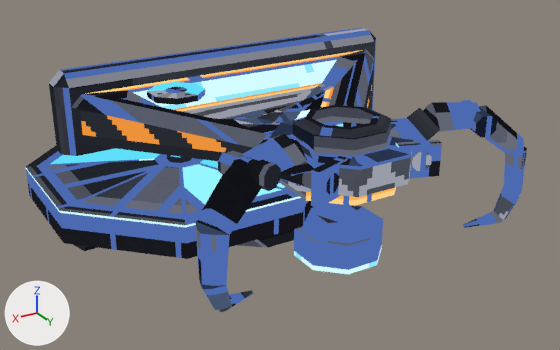
The glTF model art/out/marlit_wireless.glb, before and after one commit.
Rendered twice from a camera (50 mm lens) standing at (1.45, 3.4, 1.56) and looking at (-0.45, 0.24, -0.02). Every picture has the same lights, and +X, +Y and +Z are marked at lower left. The first picture is the older version. Vertices at exactly the same position are counted once.

In view in the first picture: 'marlit_wireless_body', 'marlit_wireless_disc', 'marlit_wireless_lens'.
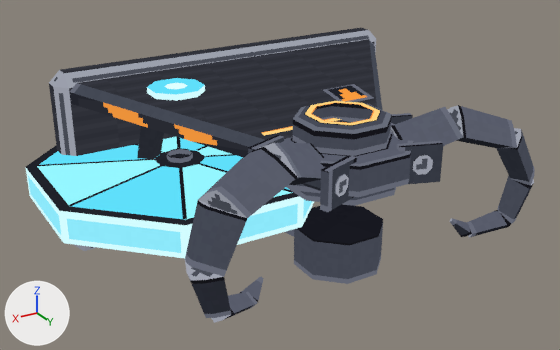
What differs and where, as boxes (x1, y1, x2, y2) in the pictures (560 x 350 px; the box of a moved part takes in the faces that stretch with it):
'marlit_wireless_body', reshaped: before (49, 28, 527, 312); after (49, 28, 535, 323)
'marlit_wireless_lens', moved: before (147, 82, 205, 105); after (147, 78, 205, 101)
part 1 of me_marlit_wireless_body, moved or reshaped (mostly hidden): before (391, 118, 405, 125); after (391, 113, 413, 124)
part 2 of me_marlit_wireless_body, moved or reshaped: before (396, 140, 442, 178); after (397, 141, 443, 184)
part 3 of me_marlit_wireless_body, moved or reshaped: before (411, 151, 432, 171); after (412, 155, 433, 175)
part 4 of me_marlit_wireless_body, moved or reshaped: before (311, 156, 348, 208); after (320, 155, 357, 212)
part 5 of me_marlit_wireless_body, moved or reshaped (not visible before): after (248, 135, 284, 153)
part 6 of me_marlit_wireless_body, moved or reshaped: before (281, 170, 339, 195); after (303, 174, 349, 197)
part 7 of me_marlit_wireless_body, rebuilt (12% wider): before (195, 133, 320, 312); after (185, 143, 325, 323)
part 8 of me_marlit_wireless_body, rebuilt: before (390, 102, 527, 228); after (391, 105, 535, 238)
part 9 of me_marlit_wireless_body, rebuilt (6% taller): before (71, 50, 374, 161); after (69, 39, 382, 157)
part 10 of me_marlit_wireless_body, deleted: before (218, 150, 281, 191)
part 11 of me_marlit_wireless_body, deleted (blue): before (461, 100, 497, 138)
part 12 of me_marlit_wireless_body, moved or reshaped: before (237, 105, 391, 274); after (137, 84, 392, 284)
part 13 of me_marlit_wireless_body, surface changed: (49, 28, 414, 251) in both
part 14 of me_marlit_wireless_disc, surface changed (lighter): before (26, 146, 312, 259); after (26, 137, 314, 259)

The change, as a diff of the scene's bpy script:
```diff
--- a/art/out/marlit_wireless.glb.py
+++ b/art/out/marlit_wireless.glb.py
@@ me_marlit_wireless_body @@
-me_marlit_wireless_body.from_pydata(...)  # 463 vertices, 844 faces; spans x -1.5..0.5, y -0.5..1.08, z -0.5..0.5
+me_marlit_wireless_body.from_pydata(...)  # 427 vertices, 770 faces; spans x -1.5..0.5, y -0.5..1.11, z -0.5..0.5
+# me_marlit_wireless_body part 1: the loose piece of 8 vertices spanning x -0.95..-0.74, y 0.61..0.71, z 0.17..0.33 is moved by (0.0, -0.04, 0.0)
+# me_marlit_wireless_body part 2: the loose piece of 8 vertices spanning x -0.84..-0.64, y 0.9..1.0, z 0.17..0.33 is moved by (0.02, 0.03, 0.0)
+# me_marlit_wireless_body part 3: the loose piece of 16 vertices spanning x -0.9..-0.7, y 0.62..0.99, z 0.2..0.29 is scaled about its middle by (1.17, 1.22, 1), then moved by (0.01, 0.0, 0.0)
+# me_marlit_wireless_body part 4: the loose piece of 8 vertices spanning x -0.36..-0.16, y 0.9..1.0, z 0.17..0.33 is moved by (-0.02, 0.03, 0.0)
+# me_marlit_wireless_body part 5: the loose piece of 8 vertices spanning x -0.26..-0.05, y 0.61..0.71, z 0.17..0.33 is moved by (0.0, -0.04, 0.0)
+# me_marlit_wireless_body part 6: the loose piece of 16 vertices spanning x -0.3..-0.1, y 0.62..0.99, z 0.2..0.29 is scaled about its middle by (1.17, 1.22, 1), then moved by (-0.01, 0.0, 0.0)
+# me_marlit_wireless_body part 7: the loose piece of 62 vertices spanning x -0.3..0.37, y 0.67..1.08, z -0.2..0.46 is rebuilt with 62 vertices and now spans x -0.3..0.43, y 0.63..1.11, z -0.26..0.44
+# me_marlit_wireless_body part 8: the loose piece of 62 vertices spanning x -1.37..-0.7, y 0.67..1.08, z -0.2..0.46 is rebuilt with 62 vertices and now spans x -1.43..-0.7, y 0.63..1.11, z -0.26..0.44
+# me_marlit_wireless_body part 9: the loose piece of 49 vertices spanning x -1.44..0.44, y -0.3..0.44, z 0.15..0.4 is rebuilt with 12 vertices and now spans x -1.44..0.44, y -0.3..0.58, z 0.22..0.46
+# me_marlit_wireless_body part 10: the loose piece of 16 vertices spanning x 0.01..0.19, y 0.79..1.05, z 0.32..0.42 is deleted
+# me_marlit_wireless_body part 11: the loose piece of 16 vertices spanning x -1.19..-1.01, y 0.79..1.05, z 0.32..0.42 is deleted
+# me_marlit_wireless_body part 12: 24 vertices moved from x -0.71..-0.29, y 0.49..0.91, z 0.4..0.42 to x -0.71..-0.29, y 0.49..0.91, z 0.42..0.44; 20 vertices removed from x -1.44..0.44, y -0.3..0.9, z -0.4..-0.15; 53 vertices added at x -1.18..0.19, y -0.41..0.9, z -0.45..0.38
+# me_marlit_wireless_body part 13: 322 kept faces spanning x -1.5..0.5, y -0.5..1.02, z -0.5..0.5 get new texture (UV) coordinates
 me_marlit_wireless_body.materials.append(mat_marlit_wireless)
@@ me_marlit_wireless_disc @@
 me_marlit_wireless_disc.from_pydata(...)  # 98 vertices, 112 faces; spans x -0.7..0.7, y -0.7..0.7, z -0.11..0.11
+# me_marlit_wireless_disc part 14: texture (UV) coordinates of 112 of 112 faces, centred in x -0.7..0.7, y -0.7..0.7, z -0.1..0.1, changed; they spanned u 0.0..0.99, v 0.54..0.91 and now span u 0.0..0.97, v 0.55..0.9
 me_marlit_wireless_disc.materials.append(mat_marlit_wireless)
@@ me_marlit_wireless_lens @@
-me_marlit_wireless_lens.from_pydata(...)  # 25 vertices, 40 faces; spans x -0.13..0.13, y -0.13..0.13, z 0.41..0.44
+me_marlit_wireless_lens.from_pydata(...)  # 25 vertices, 40 faces; spans x -0.13..0.13, y -0.13..0.13, z 0.43..0.46
+# me_marlit_wireless_lens part 15: the whole mesh is moved by (0.0, 0.0, 0.02)
 me_marlit_wireless_lens.materials.append(mat_marlit_wireless)
```
